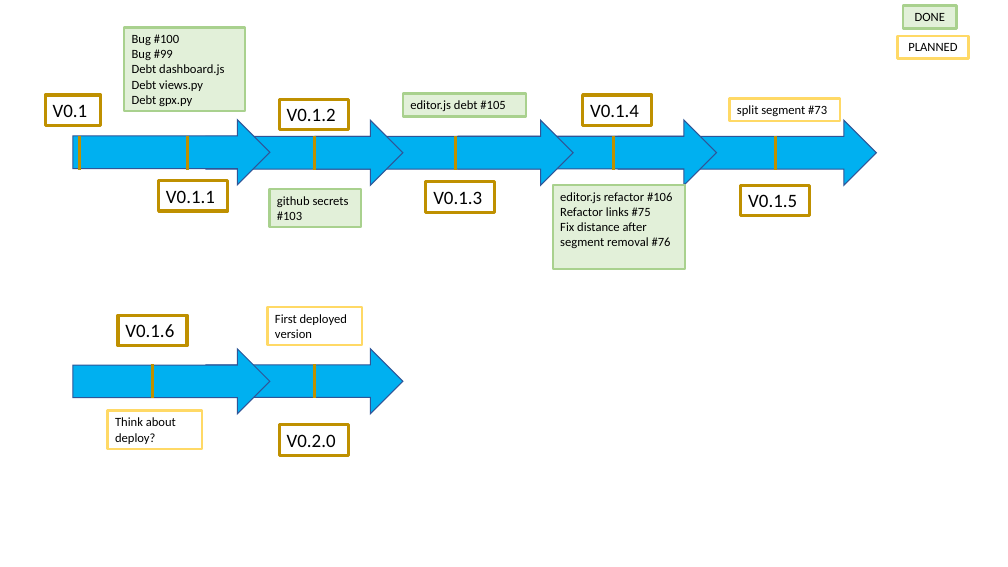
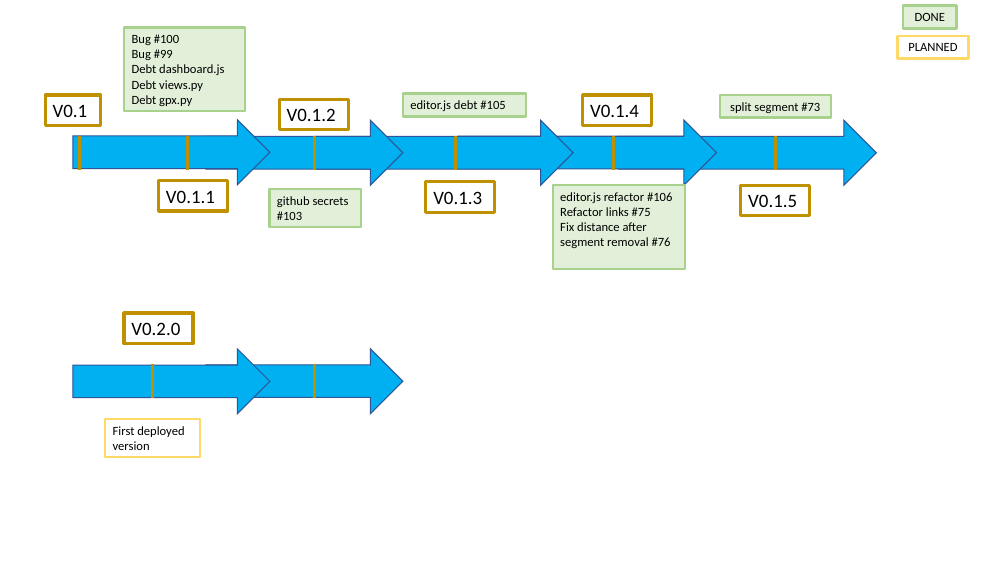
Before and after one commit to TrackEditor/TrackEditorWeb, a slide deck: slide 1 of docs/roadmap.pptx. Drawn at 1008x567 pixels with LibreOffice and Linux fonts; fonts in the diff are those of the drawing. Boxes give left, top, right and bottom in pixels: in the first picture for what was removed or moved away, otherwise in the second. Text is boxed around its words. In the diff, an @@ line names an element or a change of style, - is before the commit and + after.

Commit message:
Update roadmap

```diff
--- a/docs/roadmap.pptx
+++ b/docs/roadmap.pptx
@@ rectangle "split segment #73": place and size @@
-rectangle "split segment #73" at bbox=[730, 98, 840, 121]
+rectangle "split segment #73" at bbox=[720, 95, 831, 117]
@@ rectangle "split segment #73" at bbox=[720, 95, 831, 117]: alignment left to centre; fill none to #E2F0D9; outline #FFD966 2.25 pt to #A9D18E 2.25 pt @@
@@ rectangle removed at bbox=[118, 315, 187, 346] @@
-V0.1.6
@@ rectangle "V0.2.0": place and size @@
-rectangle "V0.2.0" at bbox=[279, 425, 348, 455]
+rectangle "V0.2.0" at bbox=[124, 313, 193, 343]
@@ rectangle removed at bbox=[107, 411, 202, 448] @@
-Think about deploy?
@@ rectangle "First deployed version": place and size @@
-rectangle "First deployed version" at bbox=[268, 307, 362, 345]
+rectangle "First deployed version" at bbox=[105, 420, 200, 457]
```
